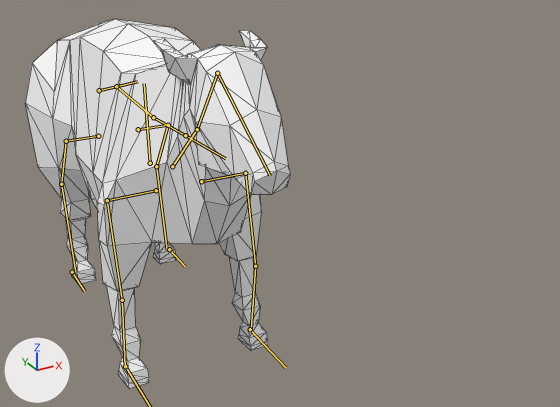
An edit to the glTF model assets/rig-a-jig/Sheep_skinned.glb, drawn before and after from the same camera.
Both versions are drawn from a 50 mm lens placed at (-3.15, -9.31, 5.96), pointed at (1.54, -0.78, 1.7). Lighting does not change. The marker at lower left points along +X, +Y and +Z. The picture after the commit comes second. The bones that change, and the others that lie on the model, are drawn over the model as lines. Mesh edges are drawn as thin lines.

Names of what the first picture shows: 'Sheep'.
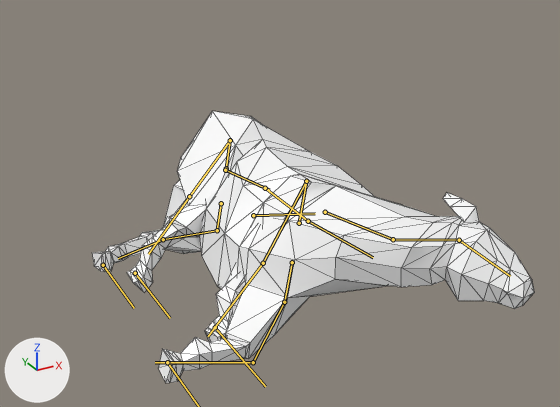
The newer file adds an action. The first version stands in its rest pose; the second is drawn at frame 26 of the action 'Death'.

Boxes (x1, y1, x2, y2) around the edits, measured in the pictures (560 x 407 px):
'Sheep', posed (67% wider, 26% shorter): before (26, 19, 290, 388); after (92, 111, 534, 383)
bone 'Body', root to tip: before (150, 163) to (144, 83); after (253, 215) to (315, 213)
bone 'FrontUpLeg.R', root to tip: before (107, 200) to (122, 300); after (306, 181) to (263, 263)
bone 'FrontLowLeg.R', root to tip: before (122, 300) to (125, 367); after (263, 263) to (208, 336)
bone 'BackLeg.R', root to tip: before (98, 136) to (66, 141); after (226, 168) to (230, 140)
bone 'BackUpLeg.R', root to tip: before (66, 141) to (61, 184); after (230, 140) to (189, 196)
bone 'BackLowLeg.R', root to tip: before (61, 184) to (75, 271); after (189, 196) to (148, 254)
bone 'FrontLeg.L', root to tip: before (201, 181) to (245, 173); after (292, 262) to (284, 302)
bone 'FrontUpLeg.L', root to tip: before (245, 173) to (255, 266); after (284, 302) to (253, 362)
bone 'FrontLowLeg.L', root to tip: before (255, 266) to (251, 330); after (253, 362) to (155, 362)
bone 'BackLeg.L', root to tip: before (138, 129) to (168, 125); after (221, 203) to (217, 230)
bone 'BackUpLeg.L', root to tip: before (168, 125) to (156, 166); after (217, 230) to (163, 239)
bone 'BackLowLeg.L', root to tip: before (156, 166) to (167, 250); after (163, 239) to (118, 258)
bone 'Shoulders', root to tip: before (172, 166) to (197, 129); after (325, 212) to (393, 239)
bone 'Neck', root to tip: before (197, 129) to (217, 73); after (393, 239) to (459, 240)
bone 'Head', root to tip: before (217, 73) to (270, 175); after (459, 240) to (510, 276)
bone 'BackFoot.R', root to tip: before (72, 272) to (84, 291); after (135, 273) to (170, 318)
bone 'BackFoot.L', root to tip: before (169, 249) to (185, 266); after (103, 265) to (134, 308)

What the commit changed:
Bone 'FrontFoot.R' (bone_frontfoot_r) moves from (0.0, 0.0, 0.0) to (1.25, 0.0, -0.2).
Bone 'FrontFoot.R' (bone_frontfoot_r) turns from (0, 0, 0) to (0, -93, 0) degrees about its own x, y and z.
Bone 'Body' (bone_body) moves from (0.0, 0.0, 0.0) to (1.53, -1.11, 0.0).
Bone 'Body' (bone_body) turns from (0, 0, 0) to (0, 0, -101) degrees about its own x, y and z.
Bone 'FrontUpLeg.R' (bone_frontupleg_r) turns from (0, 0, 0) to (0, 0, -62) degrees about its own x, y and z.
Bone 'FrontLowLeg.R' (bone_frontlowleg_r) turns from (0, 0, 0) to (-8, 0, 0) degrees about its own x, y and z.
Bone 'BackLeg.R' (bone_backleg_r) turns from (0, 0, 0) to (0, 52, 0) degrees about its own x, y and z.
Bone 'BackUpLeg.R' (bone_backupleg_r) turns from (0, 0, 0) to (0, 0, -53) degrees about its own x, y and z.
Bone 'BackLowLeg.R' (bone_backlowleg_r) turns from (0, 0, 0) to (45, 0, 0) degrees about its own x, y and z.
Bone 'FrontLeg.L' (bone_frontleg_l) turns from (0, 0, 0) to (0, -34, 0) degrees about its own x, y and z.
Bone 'FrontUpLeg.L' (bone_frontupleg_l) turns from (0, 0, 0) to (0, 0, -18) degrees about its own x, y and z.
Bone 'FrontLowLeg.L' (bone_frontlowleg_l) turns from (0, 0, 0) to (47, 0, 0) degrees about its own x, y and z.
Bone 'BackLeg.L' (bone_backleg_l) turns from (0, 0, 0) to (0, 19, 0) degrees about its own x, y and z.
Bone 'BackUpLeg.L' (bone_backupleg_l) turns from (0, 0, 0) to (0, 0, -26) degrees about its own x, y and z.
Bone 'BackLowLeg.L' (bone_backlowleg_l) turns from (0, 0, 0) to (-36, 0, 0) degrees about its own x, y and z.
Bone 'Shoulders' (bone_shoulders) moves from (0.0, 0.0, 0.0) to (0.39, 0.14, 0.11).
Bone 'Shoulders' (bone_shoulders) turns from (0, 0, 0) to (-1, -4, 6) degrees about its own x, y and z.
Bone 'Neck' (bone_neck) turns from (0, 0, 0) to (21, 2, -11) degrees about its own x, y and z.
Bone 'Head' (bone_head) turns from (0, 0, 0) to (17, -2, 0) degrees about its own x, y and z.
Bone 'BackFoot.R' (bone_backfoot_r) moves from (0.0, 0.0, 0.0) to (0.77, 0.75, -0.14).
Bone 'BackFoot.R' (bone_backfoot_r) turns from (0, 0, 0) to (0, -93, 0) degrees about its own x, y and z.
Bone 'FrontFoot.L' (bone_frontfoot_l) moves from (0.0, 0.0, 0.0) to (-1.31, 0.28, -0.08).
Bone 'FrontFoot.L' (bone_frontfoot_l) turns from (0, 0, 0) to (0, -113, 0) degrees about its own x, y and z.
Bone 'BackFoot.L' (bone_backfoot_l) moves from (0.0, 0.0, 0.0) to (-1.2, 0.28, -0.15).
Bone 'BackFoot.L' (bone_backfoot_l) turns from (0, 0, 0) to (0, -113, 0) degrees about its own x, y and z.
